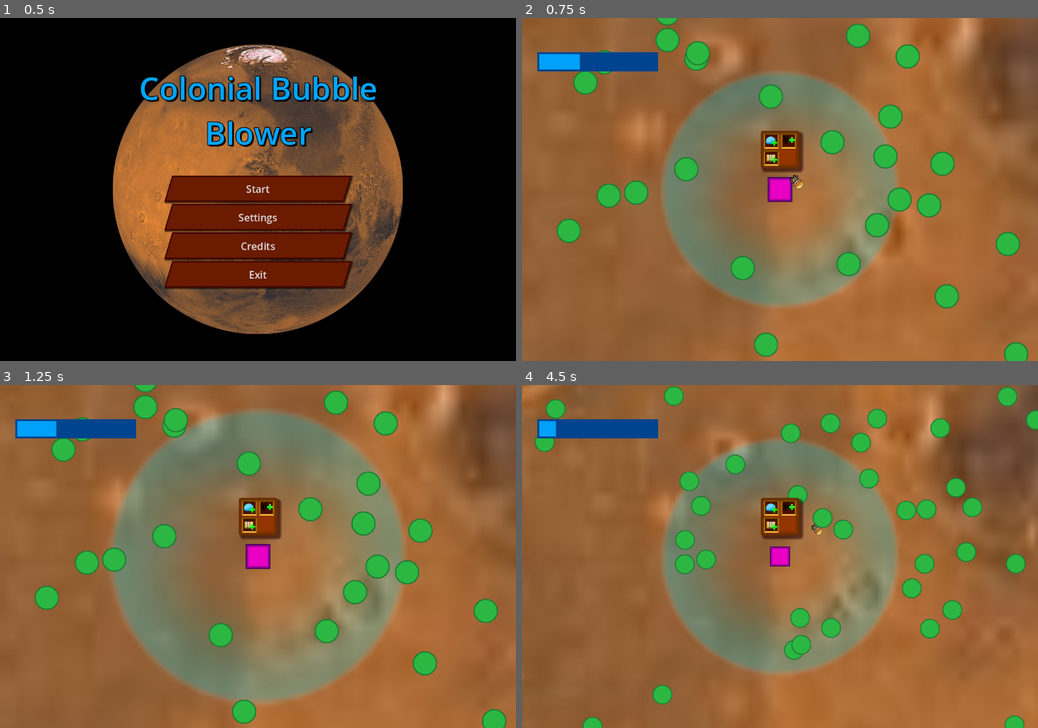
Above: before the commit, frames 1-4 (two rows, left to right).
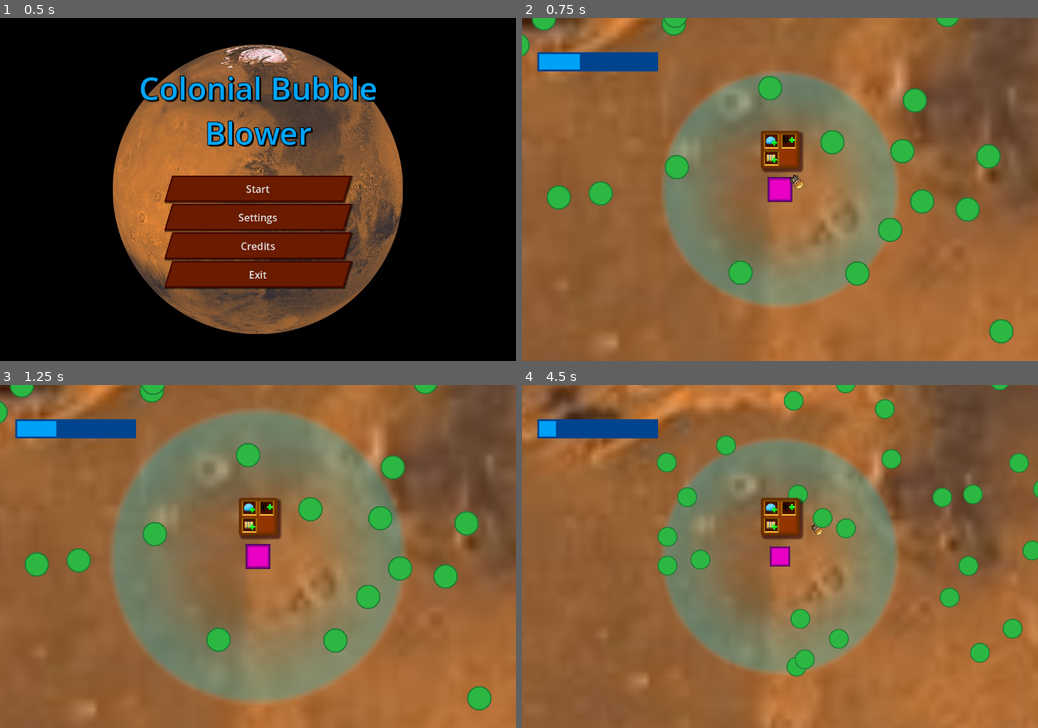
Above: after the commit, the same moments.

Repository: Fach01/Bopulation-Bubble-Beyond
Game: Godot game, scene res://Scenes/Main Menu.tscn
Two runs of this game, one before a commit and one after it. Both use one fixed random seed, a clock stepped at 60 frames per second and the inputs below.
Inputs (mouse positions are in pixels of both pictures, inside the frame that each line leads up to):
- Up to frame 1 (0.5 s): no input
- Up to frame 2 (0.75 s): click "Start" at 0.5 s
- Up to frame 3 (1.25 s): no input
- Up to frame 4 (4.5 s): click (769, 508) at 1.25 s; click (790, 508) at 2 s; click (769, 525) at 2.75 s; click "Restart" at 3.5 s; click (769, 508) at 4.25 s

Frame 1 is identical in both runs. In frame 2, 20% of the frame differs, in the area x 0-100%, y 0-100%; in frame 3, 19%; in frame 4, 21%.

Commit message:
fixed planet scale and button theming, planet changes on win

Diff:
--- a/Primary Theme.tres
+++ b/Primary Theme.tres
@@ -48,7 +48,20 @@
 shadow_offset = Vector2(2, 2)
 anti_aliasing = false
 
-[sub_resource type="StyleBoxFlat" id="StyleBoxFlat_5g876"]
+[sub_resource type="StyleBoxFlat" id="StyleBoxFlat_qervq"]
+content_margin_left = 5.0
+content_margin_top = 5.0
+content_margin_right = 5.0
+content_margin_bottom = 3.0
+bg_color = Color(0.274646, 0.0569129, 0, 1)
+skew = Vector2(0.3, 0)
+border_width_left = 3
+border_width_top = 3
+border_width_right = 3
+border_width_bottom = 3
+border_color = Color(0.245306, 0.0193983, 0, 1)
+shadow_offset = Vector2(2, 2)
+anti_aliasing = false
 
 [sub_resource type="StyleBoxFlat" id="StyleBoxFlat_l6osn"]
 content_margin_left = 12.0
@@ -76,7 +89,7 @@
 Button/styles/focus = SubResource("StyleBoxFlat_8bb4p")
 Button/styles/hover = SubResource("StyleBoxFlat_d0o6f")
 Button/styles/normal = SubResource("StyleBoxFlat_k4fc6")
-Button/styles/pressed = SubResource("StyleBoxFlat_5g876")
+Button/styles/pressed = SubResource("StyleBoxFlat_qervq")
 Label/colors/font_color = Color(0.521569, 0.0313726, 0, 1)
 Label/colors/font_outline_color = Color(0.3, 0.051, 0.051, 1)
 Label/colors/font_shadow_color = Color(0.278812, 0.0198053, 0.00476978, 0.654902)
--- a/Scenes/Game Scene.tscn
+++ b/Scenes/Game Scene.tscn
@@ -11,6 +11,7 @@
 [ext_resource type="Texture2D" uid="uid://blwf4uhk02nr" path="res://Assets/Textures/dead worker sprite.png" id="6_xugy1"]
 [ext_resource type="Texture2D" uid="uid://dgiyepu4djsgl" path="res://Assets/Textures/GetWorkers.png" id="7_8vim0"]
 [ext_resource type="Texture2D" uid="uid://btm0rd0oefbcr" path="res://Assets/Textures/worker sprite.png" id="7_lp43u"]
+[ext_resource type="Texture2D" uid="uid://byhgdk76j2oq3" path="res://Assets/Textures/Mars_Green.jpg" id="8_1afv7"]
 [ext_resource type="Texture2D" uid="uid://0nrsfc17c5i2" path="res://Assets/Textures/Storage upgrade.png" id="8_w2021"]
 [ext_resource type="PackedScene" uid="uid://db77epk0eacdi" path="res://Objects/lose_screen.tscn" id="10_va2wc"]
 
@@ -61,7 +62,7 @@
 
 [node name="Mars" type="Sprite2D" parent="."]
 position = Vector2(-28, -2)
-scale = Vector2(24.6777, 24.6777)
+scale = Vector2(16.233, 16.233)
 texture = ExtResource("5_ppkt8")
 
 [node name="Resource Manager" type="Node" parent="."]
@@ -86,6 +87,7 @@
 lose_screen = ExtResource("10_va2wc")
 win_screen = ExtResource("6_kd8gn")
 dead_unit_texture = ExtResource("6_xugy1")
+mars_green_texture = ExtResource("8_1afv7")
 unit_instancer = NodePath("MultiMeshInstance2D")
 unit_scene = ExtResource("5_j3rfs")
 
--- a/Scripts/home_base.gd
+++ b/Scripts/home_base.gd
@@ -53,6 +53,7 @@
 	UI_parent.add_child(node)
 
 func summon_win_screen():
+	get_parent().find_child("Mars").texture = mars_green_texture
 	var node = win_screen.instantiate()
 	UI_parent.add_child(node)
 
--- a/Scripts/resource_manager.gd
+++ b/Scripts/resource_manager.gd
@@ -7,7 +7,7 @@
 		var new_node : ResourceNode = resource_node_tree.instantiate()
 		add_child.call_deferred(new_node)
 		new_node.depleted.connect( func(): active_nodes.remove_at( active_nodes.find(new_node) ) )
-		new_node.position = Vector2.from_angle(randf_range(0,TAU)) * randf_range(State.spawn_min_radius, State.spawn_min_radius * pow(State.spawn_radius_multiplier, State.max_bubble_upgrades))
+		new_node.position = Vector2.from_angle(randf_range(0,TAU)) * randf_range(State.spawn_min_radius, State.spawn_min_radius * pow(State.spawn_radius_multiplier, State.max_bubble_upgrades + 2))
 		active_nodes.append(new_node)
 
 
Not shown: 1 places in Scenes/Game Scene.tscn that only renumber resources
